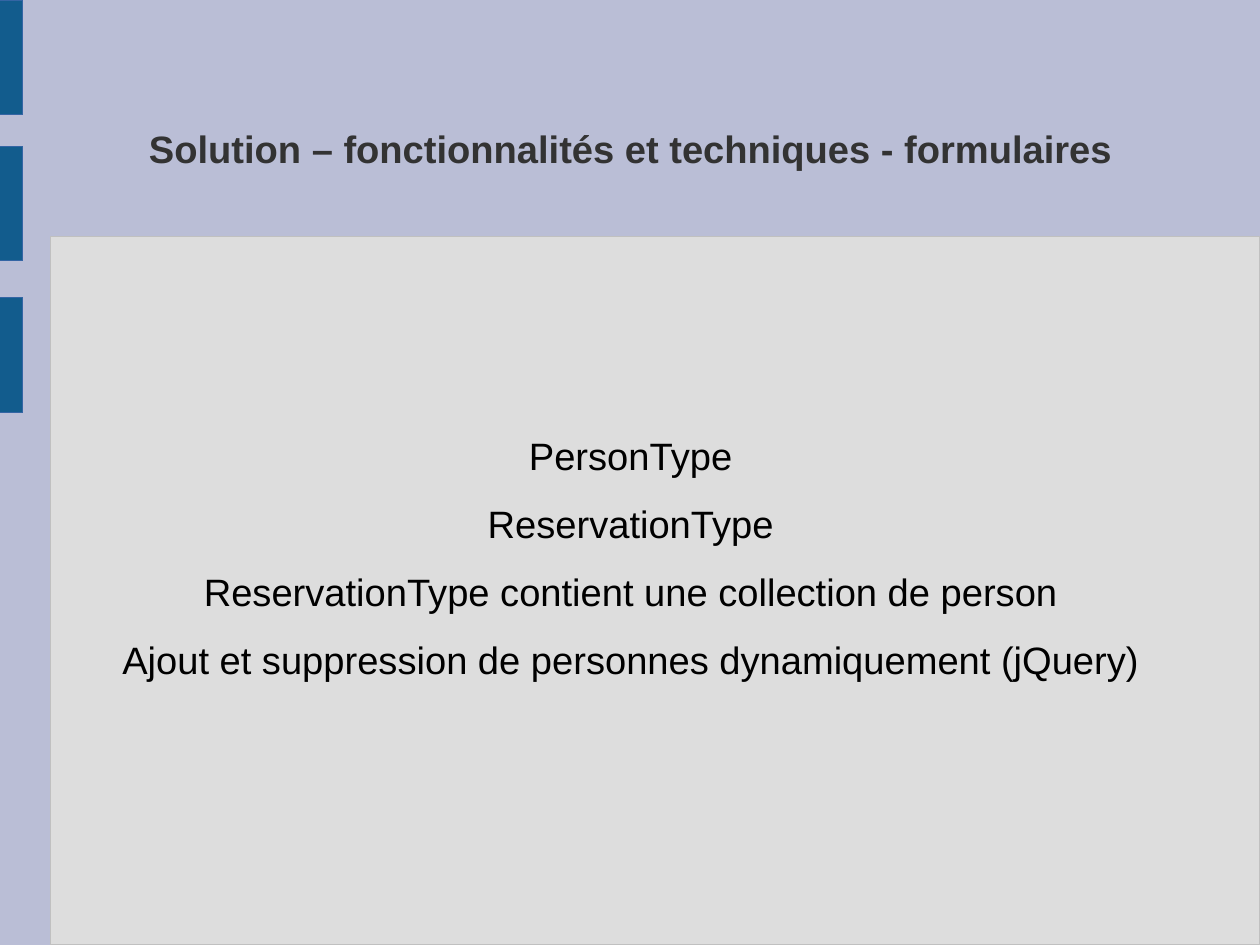
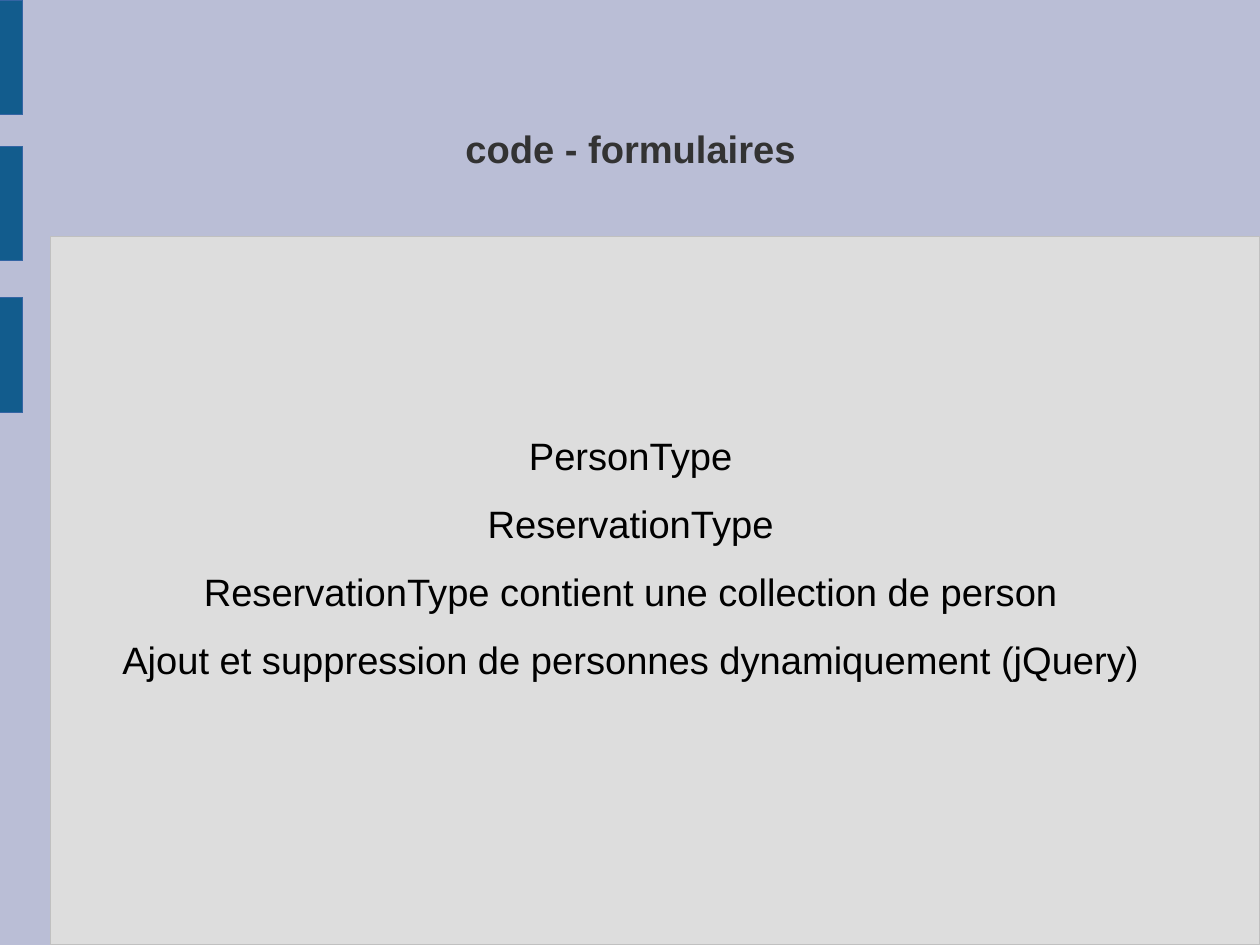
Before and after one commit to frederic-malard/OC_p4_louvre, a slide deck: slide 19 of 3 - diapos.odp (slide 17 before the commit). Drawn at 1260x945 pixels with LibreOffice and Linux fonts; fonts in the diff are those of the drawing. Boxes give left, top, right and bottom in pixels: in the first picture for what was removed or moved away, otherwise in the second. Text is boxed around its words. In the diff, an @@ line names an element or a change of style, - is before the commit and + after.

```diff
--- a/3 - diapos.odp
+++ b/3 - diapos.odp
@@ title at bbox=[465, 135, 795, 164]: text changed @@
-Solution – fonctionnalités et techniques - formulaires
+code - formulaires
```
Also in this commit, not shown: 7 other slides changed.
